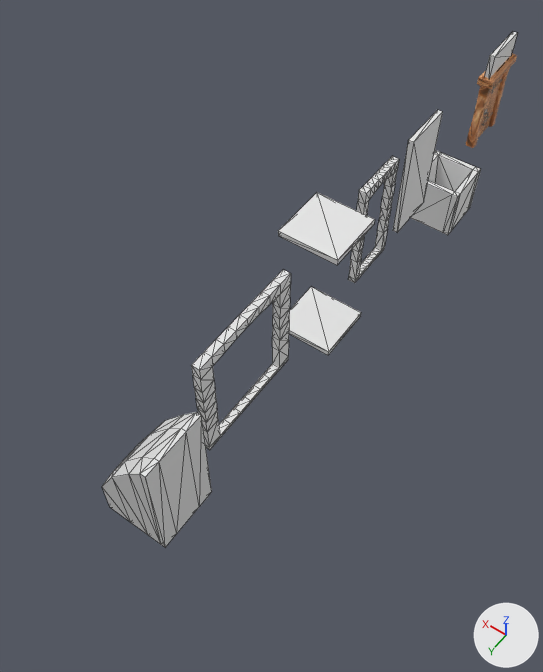
One commit to the COLLADA model 04 Collada/Resources/Assets.dae: the scene before it, then after it.
The view is the same before and after, from a 50 mm camera at (-7.9, 13.8, 19.3) aimed at (0.8, 1.6, 0.1). Every picture has the same lights, and +X, +Y and +Z are marked at lower right. Mesh edges are drawn as thin lines on the coarser meshes. Where no turn or scale is listed for an object, it has been applied to the vertices.

Names of what the first picture shows: 'Dn_Ceiling_1', 'Dn_Door_1_Frame', 'Dn_Door_2', 'Dn_Door_3', 'Dn_Floor_1', 'Dn_Landslide_1', 'Dn_Trap_1', 'Dn_Wall_1'.
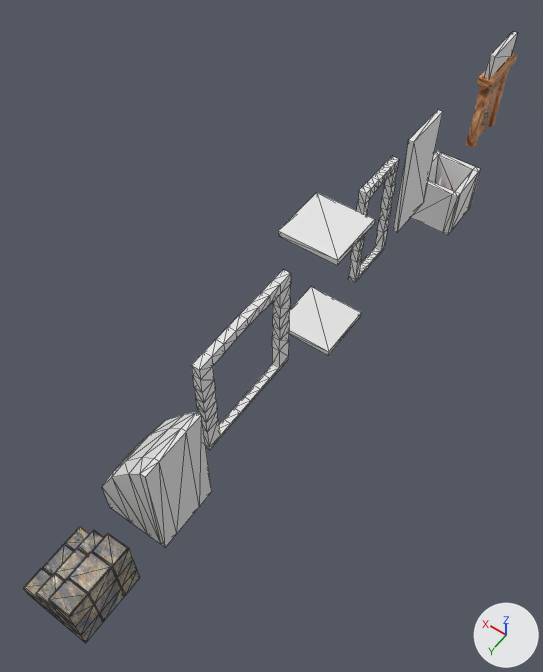
Commit message: Adding stairs

Location of each change, (x1, y1, x2, y2) in pixels of the pictures (543 x 672 px):
'Dn_Stairs_1', added: after (23, 527, 140, 643)

Diff of the bpy script that builds the scene:
```diff
--- a/04 Collada/Resources/Assets.dae.py
+++ b/04 Collada/Resources/Assets.dae.py
@@ img_rock_d_jpg @@
+img_rock_d_jpg = load_image('rock_d.jpg', 'rock_d.jpg', 2048, 2048, 'sRGB')
@@ mat_material_stairs @@
+mat_material_stairs = principled_material('Material_Stairs')
+mat_material_stairs.texture = img_rock_d_jpg
+mat_material_stairs.roughness = 0.59
@@ me_dn_stairs_1 @@
+me_dn_stairs_1.from_pydata(...)  # 153 vertices, 302 faces; spans x -1.0..1.02, y -1.01..1.01, z -0.01..2.01
+me_dn_stairs_1.materials.append(mat_material_stairs)  # picture img_rock_d_jpg
@@ ob_dn_stairs_1 @@
+ob_dn_stairs_1 = bpy.data.objects.new('Dn_Stairs_1', me_dn_stairs_1)
+ob_dn_stairs_1.location = (0.0, 11.0, 0.0)
```
